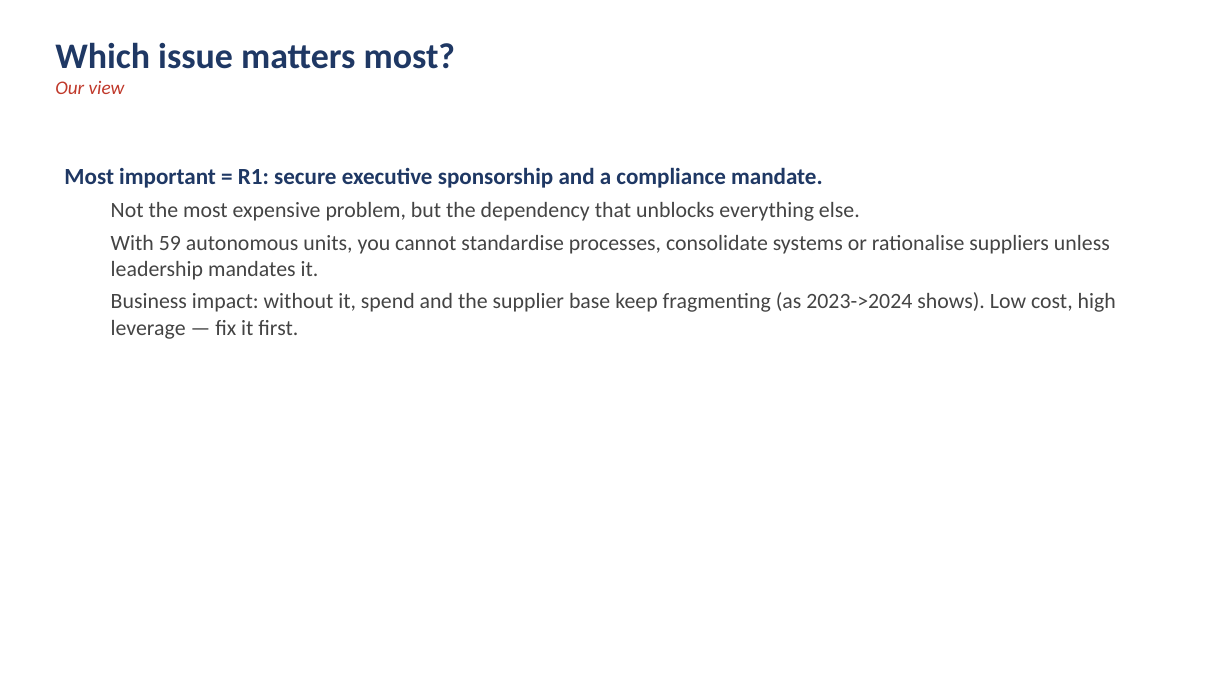
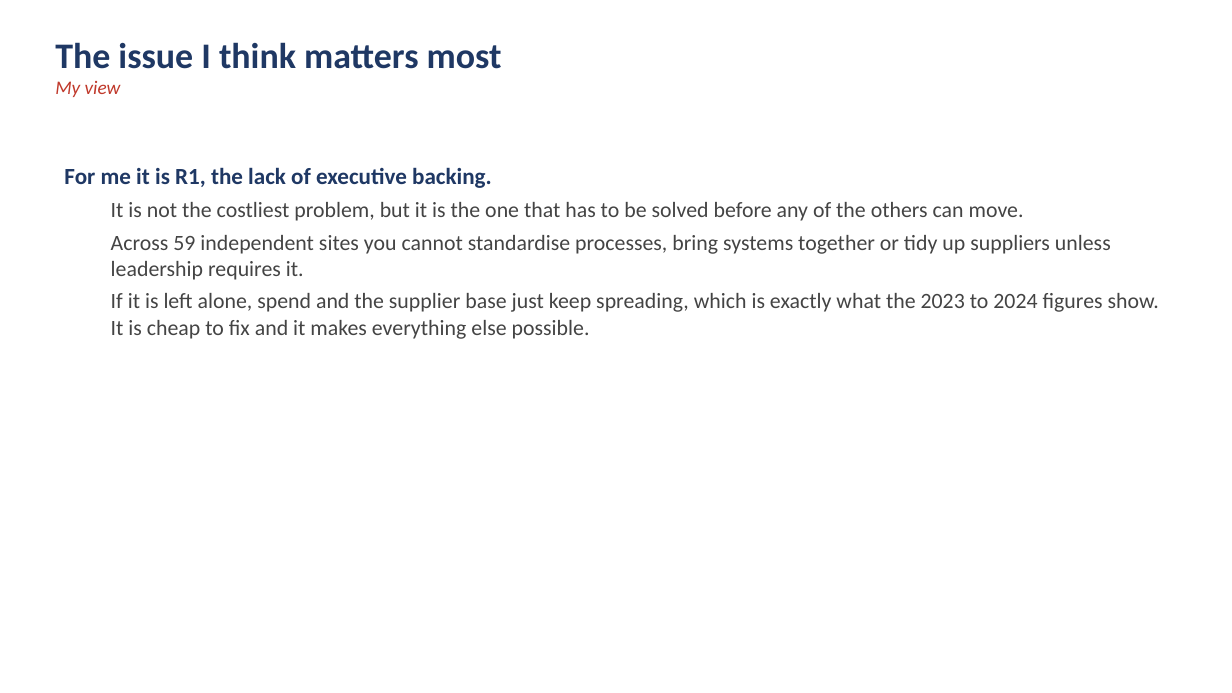
Before and after one commit to DAVIDEJI20/-irri-website, a slide deck: slide 6 of NextTech_Procurement_Analysis.pptx. Drawn at 1232x693 pixels with LibreOffice and Linux fonts; fonts in the diff are those of the drawing. Boxes give left, top, right and bottom in pixels: in the first picture for what was removed or moved away, otherwise in the second. Text is boxed around its words. In the diff, an @@ line names an element or a change of style, - is before the commit and + after.

```diff
--- a/NextTech_Procurement_Analysis.pptx
+++ b/NextTech_Procurement_Analysis.pptx
@@ text at (x1=55, y1=42, x2=502, y2=97): text changed @@
-Which issue matters most?
-Our view
+The issue I think matters most
+My view
@@ text at (x1=64, y1=167, x2=1159, y2=339): text changed @@
-Most important = R1: secure executive sponsorship and a compliance mandate.
-  Not the most expensive problem, but the dependency that unblocks everything else.
-  With 59 autonomous units, you cannot standardise processes, consolidate systems or rationalise suppliers unless leadership mandates it.
-  Business impact: without it, spend and the supplier base keep fragmenting (as 2023->2024 shows). Low cost, high leverage — fix it first.
+For me it is R1, the lack of executive backing.
+  It is not the costliest problem, but it is the one that has to be solved before any of the others can move.
+  Across 59 independent sites you cannot standardise processes, bring systems together or tidy up suppliers unless leadership requires it.
+  If it is left alone, spend and the supplier base just keep spreading, which is exactly what the 2023 to 2024 figures show. It is cheap to fix and it makes everything else possible.
```
Also in this commit, not shown: 11 other slides changed, 1 other file.
